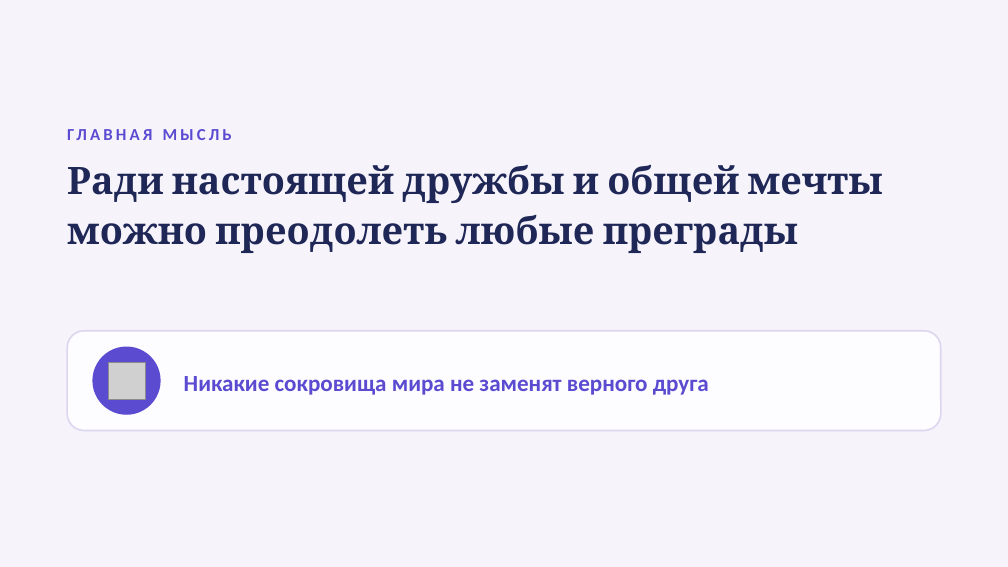
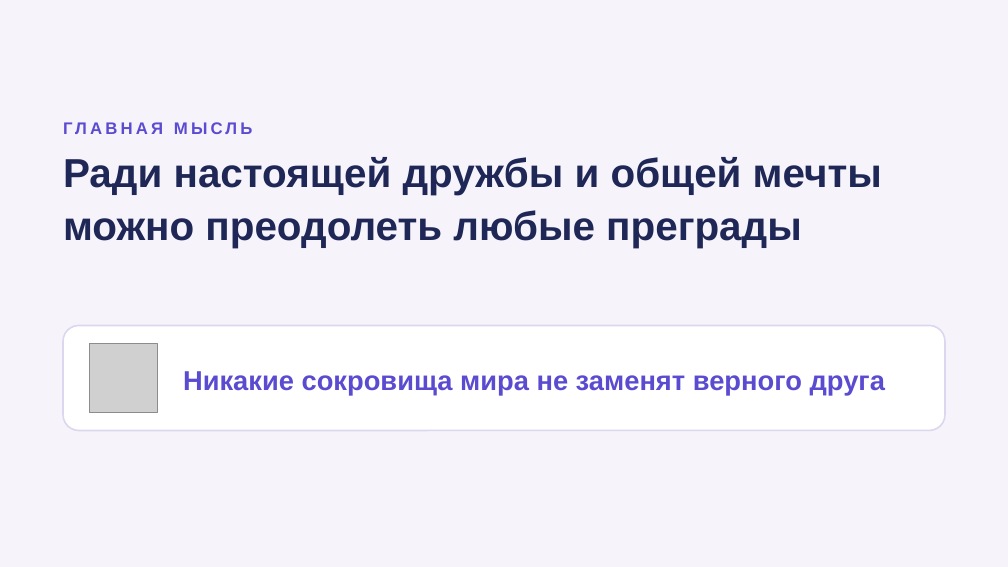
Before and after one commit to zxkaize-cell/kaize, a slide deck: slide 19 of presentations/Песни_о_дружбе.pptx. Drawn at 1008x567 pixels with LibreOffice and Linux fonts; fonts in the diff are those of the drawing; grey boxes stand for pictures; background and template pictures are left out. Boxes give left, top, right and bottom in pixels: in the first picture for what was removed or moved away, otherwise in the second. Text is boxed around its words. In the diff, an @@ line names an element or a change of style, - is before the commit and + after.

```diff
--- a/presentations/Песни_о_дружбе.pptx
+++ b/presentations/Песни_о_дружбе.pptx
@@ text "ГЛАВНАЯ МЫСЛЬ" at <box>63,122,252,134</box>: font Calibri to Arial; line spacing 1.15 to 1.1 @@
@@ text at <box>63,157,882,248</box>: text changed; size 36 to 38.5 pt; font Cambria to Arial @@
-Ради настоящей дружбы и общей мечты можно преодолеть любые преграды
+Ради настоящей дружбы и общей мечты
+можно преодолеть любые преграды
@@ rounded rectangle "Никакие сокровища мира не заменят ...": place and size @@
-rounded rectangle "Никакие сокровища мира не заменят ..." at <box>184,376,709,395</box>
+rounded rectangle "Никакие сокровища мира не заменят ..." at <box>63,326,945,431</box>
@@ rounded rectangle "Никакие сокровища мира не заменят ..." at <box>63,326,945,431</box>: size 22 to 26 pt, font Calibri to Arial; line spacing 1.15 to 1.1; fill none to #FFFFFF; outline none to #DCD6EE 1.5 pt @@
@@ rounded rectangle removed at <box>67,331,941,431</box> @@
@@ picture: place and size @@
-picture at <box>108,362,145,399</box>
+picture at <box>89,344,157,412</box>
@@ ellipse removed at <box>92,346,160,414</box> @@
```
Also in this commit, not shown: 21 other slides changed.
